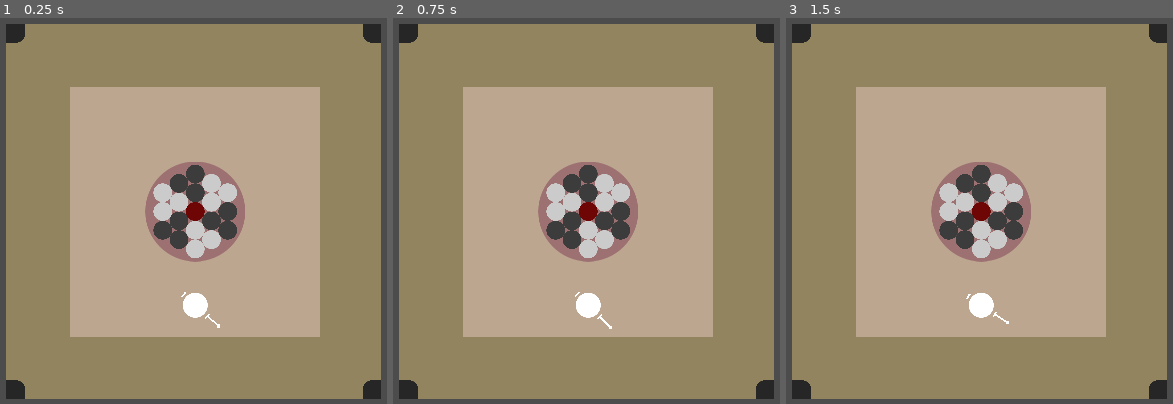
Above: before the commit, frames 1-3 (left to right).
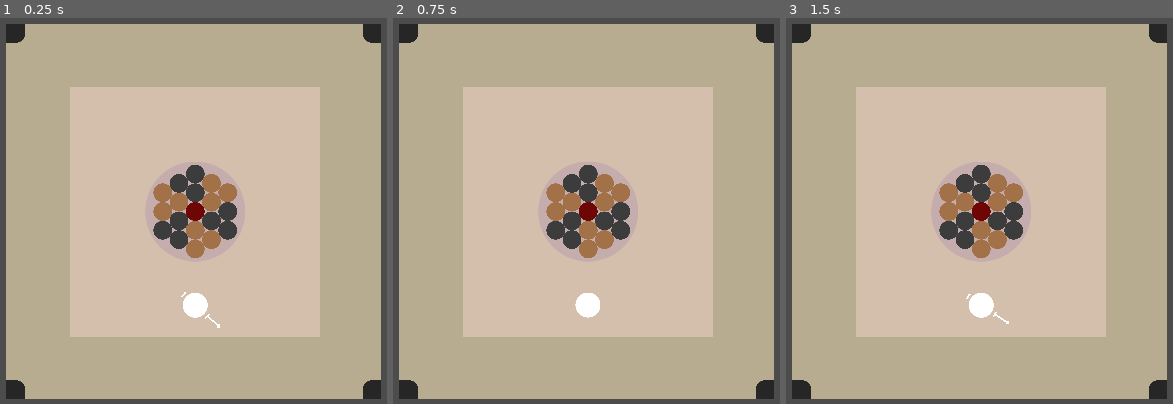
Above: after the commit, the same moments.

Repository: Ajver/Carrom
Game: Godot game, scene res://Scenes/Main/Main.tscn
Same seed, same stepped clock (60 frames per second), same inputs: the game is played once before the commit and once after it.
Inputs (mouse positions are in pixels of both pictures, inside the frame that each line leads up to):
- Up to frame 1 (0.25 s): no input
- Up to frame 2 (0.75 s): tap Enter at 0.5 s; move the mouse to (586, 303) at 0.52 s; hold Q from 0.53 s (still down); click (586, 303) at 0.6 s
- Up to frame 3 (1.5 s): tap Space at 1.25 s; move the mouse to (820, 199) at 1.27 s; release Q at 1.28 s; hold S from 1.28 s (still down); tap Q at 1.35 s

The runs differ from the first frame. In frame 1, 91% of the frame differs, in the area x 1-99%, y 1-99%; in frame 2, 91%; in frame 3, 91%.

Commit message:
Better UI + bugfix

Diff:
--- /dev/null
+++ b/Assets/Fonts/font_32.tres
@@ -0,0 +1,7 @@
+[gd_resource type="DynamicFont" load_steps=2 format=2]
+
+[ext_resource path="res://Assets/Fonts/Shadow.otf" type="DynamicFontData" id=1]
+
+[resource]
+size = 32
+font_data = ExtResource( 1 )
--- /dev/null
+++ b/Assets/Fonts/font_40.tres
@@ -0,0 +1,7 @@
+[gd_resource type="DynamicFont" load_steps=2 format=2]
+
+[ext_resource path="res://Assets/Fonts/Shadow.otf" type="DynamicFontData" id=1]
+
+[resource]
+size = 40
+font_data = ExtResource( 1 )
--- a/Scenes/Board/Board.tscn
+++ b/Scenes/Board/Board.tscn
@@ -26,7 +26,7 @@
 script = ExtResource( 1 )
 
 [node name="BoardBackground" type="Sprite" parent="."]
-modulate = Color( 0.576471, 0.521569, 0.372549, 1 )
+modulate = Color( 0.721569, 0.678431, 0.564706, 1 )
 position = Vector2( -2, 0 )
 scale = Vector2( 600, 600 )
 texture = ExtResource( 2 )
@@ -46,35 +46,37 @@
 position = Vector2( -287, 285 )
 rotation = 4.71239
 
-[node name="MainDiskArea" type="Area2D" parent="."]
-collision_layer = 16
-collision_mask = 0
-
-[node name="Sprite" type="Sprite" parent="MainDiskArea"]
+[node name="MainDiskAreaSprite" type="Sprite" parent="."]
 modulate = Color( 1, 0.858824, 0.858824, 0.396078 )
 scale = Vector2( 400, 400 )
 texture = ExtResource( 2 )
 
-[node name="CollisionShape2D" type="CollisionShape2D" parent="MainDiskArea"]
+[node name="MainDiskArea" type="Area2D" parent="MainDiskAreaSprite"]
+visible = false
+scale = Vector2( 0.0025, 0.0025 )
+collision_layer = 16
+collision_mask = 0
+
+[node name="CollisionShape2D" type="CollisionShape2D" parent="MainDiskAreaSprite/MainDiskArea"]
 position = Vector2( -475, 0 )
 shape = SubResource( 4 )
 
-[node name="CollisionShape2D2" type="CollisionShape2D" parent="MainDiskArea"]
+[node name="CollisionShape2D2" type="CollisionShape2D" parent="MainDiskAreaSprite/MainDiskArea"]
 position = Vector2( 475, 5 )
 shape = SubResource( 4 )
 
-[node name="CollisionShape2D3" type="CollisionShape2D" parent="MainDiskArea"]
+[node name="CollisionShape2D3" type="CollisionShape2D" parent="MainDiskAreaSprite/MainDiskArea"]
 position = Vector2( 3, 490 )
 shape = SubResource( 5 )
 
-[node name="CollisionShape2D4" type="CollisionShape2D" parent="MainDiskArea"]
+[node name="CollisionShape2D4" type="CollisionShape2D" parent="MainDiskAreaSprite/MainDiskArea"]
 position = Vector2( 3, -490 )
 shape = SubResource( 5 )
 
 [node name="CenterOfBoard" type="Position2D" parent="."]
 
 [node name="circle" type="Sprite" parent="CenterOfBoard"]
-modulate = Color( 0.619608, 0.447059, 0.447059, 1 )
+modulate = Color( 0.780392, 0.682353, 0.682353, 1 )
 scale = Vector2( 0.8, 0.8 )
 texture = ExtResource( 4 )
 
--- a/Scenes/Board/DisksManager.gd
+++ b/Scenes/Board/DisksManager.gd
@@ -4,7 +4,7 @@
 var MainDisk = load("res://Scenes/Disks/MainDisk.tscn")
 
 const DISKS_COLORS = [
-	Color8(204, 204, 204),
+	Color8(163, 114, 72),
 	Color8(61, 61, 61),
 	Color8(112, 7, 7)
 ]
--- a/Scenes/Disks/MainDisk.gd
+++ b/Scenes/Disks/MainDisk.gd
@@ -6,6 +6,8 @@
 
 onready var area = $Area2D
 onready var pointer = $Pointer
+
+const MAX_POSITION : float = 280.0
 
 var COLORS = {
 	"valid_area": Color8(255, 255, 255),
@@ -16,29 +18,29 @@
 	if mode == MODE_RIGID:
 		return
 
-	if Input.is_key_pressed(KEY_Q):
-		area.global_position = Vector2(500, 300)
-
 	if is_holded:
 		if event is InputEventMouseMotion:
 			global_position = event.position
+			fit_into_board()
 		elif Input.is_action_just_released("grab"):
 			is_holded = false
+			Input.set_default_cursor_shape(Input.CURSOR_POINTING_HAND)
 	elif is_mouse_in:
 		if Input.is_action_just_pressed("grab"):
 			is_holded = true
+			Input.set_default_cursor_shape(Input.CURSOR_MOVE)
+
+func fit_into_board() -> void:
+	position.x = min(MAX_POSITION, position.x)
+	position.x = max(-MAX_POSITION, position.x)
+	position.y = min(MAX_POSITION, position.y)
+	position.y = max(-MAX_POSITION, position.y)
 
 func _physics_process(delta) -> void:
 	var areas = area.get_overlapping_areas()
 	if areas.size() == 0:
 		on_right_area = true
 		modulate = COLORS["valid_area"]
-		#if mode == MODE_KINEMATIC and not is_holded:
-		#	pointer.show()
-		var bodies = area.get_overlapping_bodies()
-		if bodies.size() == 0:
-			# OK!
-			pass
 	else:
 		pointer.hide()
 		on_right_area = false
@@ -49,6 +51,8 @@
 	if mode == MODE_RIGID:
 		return
 
+	Input.set_default_cursor_shape(Input.CURSOR_POINTING_HAND)
+
 	pointer.hide()
 
 func _on_Mouse_exited() -> void:
@@ -57,22 +61,18 @@
 	if mode == MODE_RIGID:
 		return
 
+	Input.set_default_cursor_shape(Input.CURSOR_ARROW)
+
 	if on_right_area:
 		pointer.show()
 
-func _on_Area2D_body_entered(body):
-	_on_wrong_area_entered()
-
-func _on_Area2D_area_entered(area) -> void:
-	_on_wrong_area_entered()
-
-func _on_wrong_area_entered() -> void:
+func _on_wrong_area_entered(area) -> void:
 	if mode == MODE_RIGID:
 		return
 
 	modulate = COLORS["wrong_area"]
 
-func _on_wrong_area_exited(area):
+func _on_wrong_area_exited(area) -> void:
 	if mode == MODE_RIGID:
 		return
 
--- a/Scenes/Disks/MainDisk.tscn
+++ b/Scenes/Disks/MainDisk.tscn
@@ -75,8 +75,7 @@
 
 [node name="StringStartPosition" type="Position2D" parent="Pointer"]
 
-[connection signal="area_entered" from="Area2D" to="." method="_on_Area2D_area_entered"]
+[connection signal="area_entered" from="Area2D" to="." method="_on_wrong_area_entered"]
 [connection signal="area_exited" from="Area2D" to="." method="_on_wrong_area_exited"]
-[connection signal="body_entered" from="Area2D" to="." method="_on_Area2D_body_entered"]
 [connection signal="mouse_entered" from="Area2D" to="." method="_on_Mouse_entered"]
 [connection signal="mouse_exited" from="Area2D" to="." method="_on_Mouse_exited"]
--- a/Scenes/Main/Main.tscn
+++ b/Scenes/Main/Main.tscn
@@ -1,8 +1,9 @@
-[gd_scene load_steps=4 format=2]
+[gd_scene load_steps=5 format=2]
 
 [ext_resource path="res://Scenes/Main/Main.gd" type="Script" id=1]
 [ext_resource path="res://Assets/Fonts/font_92.tres" type="DynamicFont" id=2]
-[ext_resource path="res://Scenes/Board/Board.tscn" type="PackedScene" id=3]
+[ext_resource path="res://Scenes/Main/PlayerPanel.tscn" type="PackedScene" id=3]
+[ext_resource path="res://Scenes/Board/Board.tscn" type="PackedScene" id=4]
 
 [node name="Main" type="Control"]
 anchor_right = 1.0
@@ -42,16 +43,11 @@
 custom_constants/separation = 600
 alignment = 1
 
-[node name="VBoxContainer" type="VBoxContainer" parent="MarginContainer/VBoxContainer/HBoxContainer"]
+[node name="Player1" parent="MarginContainer/VBoxContainer/HBoxContainer" instance=ExtResource( 3 )]
 margin_right = 320.0
-margin_bottom = 587.0
-size_flags_horizontal = 3
 
-[node name="VBoxContainer2" type="VBoxContainer" parent="MarginContainer/VBoxContainer/HBoxContainer"]
+[node name="Player2" parent="MarginContainer/VBoxContainer/HBoxContainer" instance=ExtResource( 3 )]
 margin_left = 920.0
-margin_right = 1240.0
-margin_bottom = 587.0
-size_flags_horizontal = 3
 
-[node name="Board" parent="." instance=ExtResource( 3 )]
+[node name="Board" parent="." instance=ExtResource( 4 )]
 position = Vector2( 642, 420 )
--- /dev/null
+++ b/Scenes/Main/PlayerPanel.tscn
@@ -0,0 +1,33 @@
+[gd_scene load_steps=3 format=2]
+
+[ext_resource path="res://Assets/Fonts/font_40.tres" type="DynamicFont" id=1]
+[ext_resource path="res://Assets/Fonts/font_32.tres" type="DynamicFont" id=2]
+
+[node name="PlayerPanel" type="MarginContainer"]
+margin_right = 1240.0
+margin_bottom = 587.0
+size_flags_horizontal = 3
+custom_constants/margin_right = 20
+custom_constants/margin_top = 20
+custom_constants/margin_left = 20
+custom_constants/margin_bottom = 20
+
+[node name="VBoxContainer" type="VBoxContainer" parent="."]
+margin_left = 20.0
+margin_top = 20.0
+margin_right = 1220.0
+margin_bottom = 567.0
+custom_constants/separation = 20
+
+[node name="Name" type="Label" parent="VBoxContainer"]
+margin_right = 1200.0
+margin_bottom = 43.0
+custom_fonts/font = ExtResource( 1 )
+text = "Player name"
+
+[node name="Score" type="Label" parent="VBoxContainer"]
+margin_top = 63.0
+margin_right = 1200.0
+margin_bottom = 97.0
+custom_fonts/font = ExtResource( 2 )
+text = "Score: 12"
